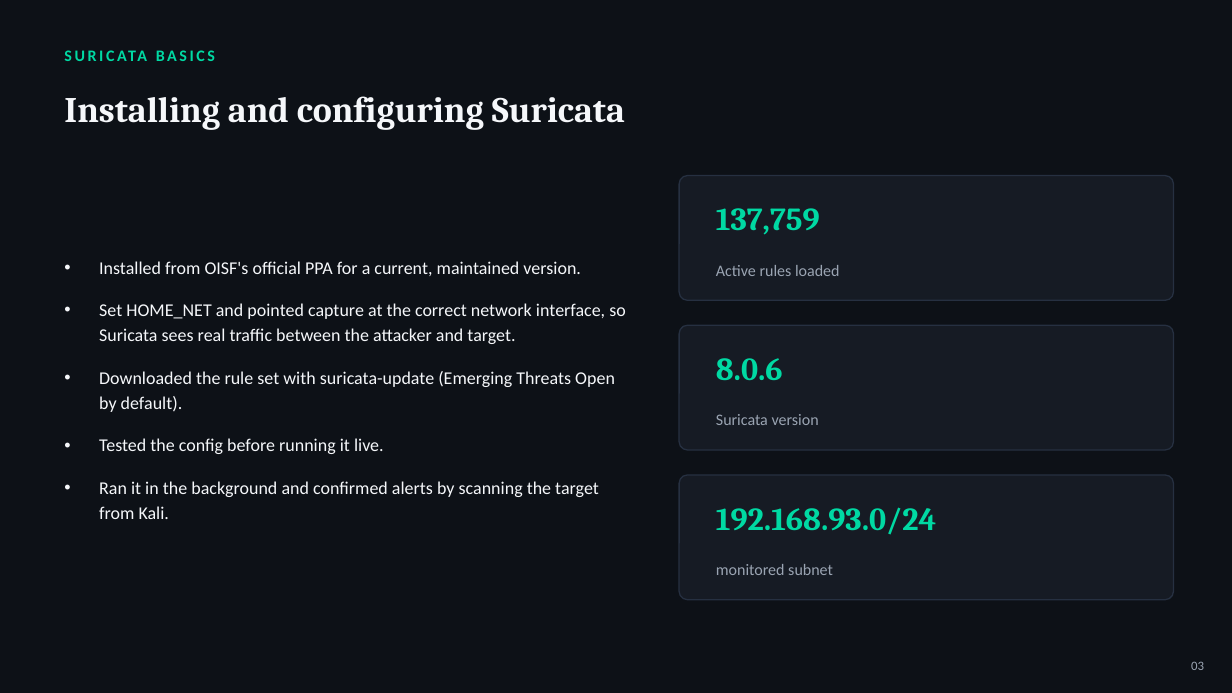
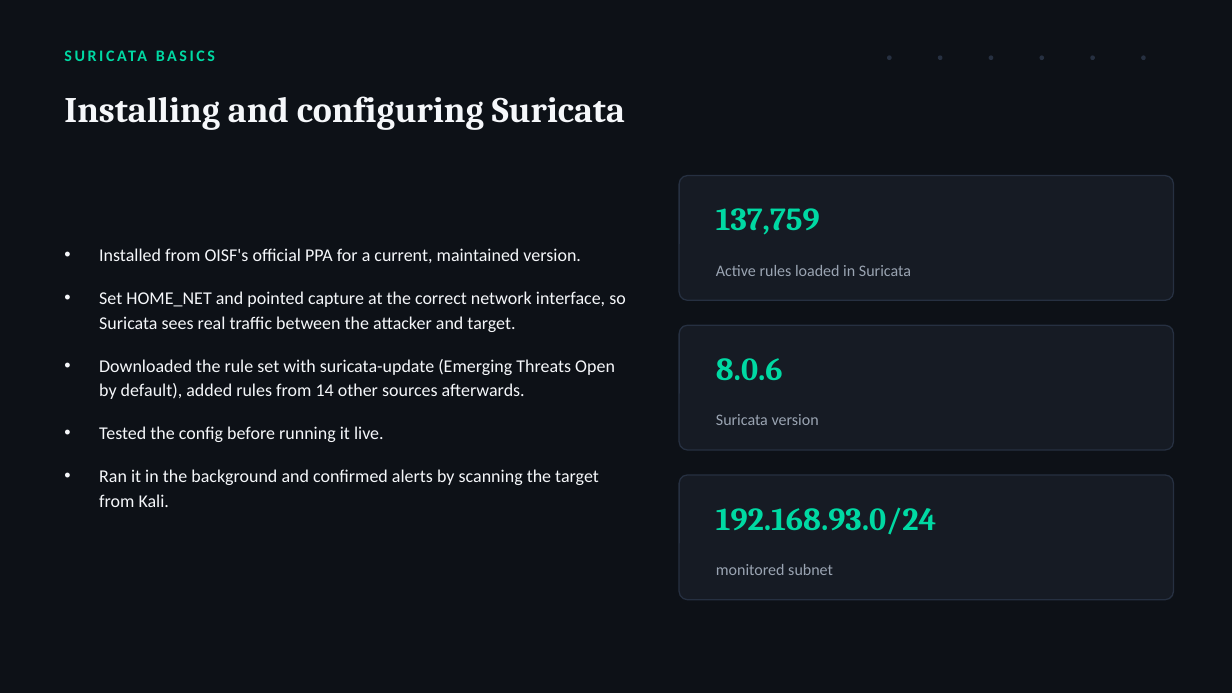
Before and after one commit to Sameeha135/suricata-ids-lab, a slide deck: slide 5 of 2026-08-24_to_2026-08-28_Documentation/Suricata_Project_Presentation.pptx (slide 3 before the commit). Drawn at 1232x693 pixels with LibreOffice and Linux fonts; fonts in the diff are those of the drawing. Boxes give left, top, right and bottom in pixels: in the first picture for what was removed or moved away, otherwise in the second. Text is boxed around its words. In the diff, an @@ line names an element or a change of style, - is before the commit and + after.

```diff
--- a/2026-08-24_to_2026-08-28_Documentation/Suricata_Project_Presentation.pptx
+++ b/2026-08-24_to_2026-08-28_Documentation/Suricata_Project_Presentation.pptx
@@ ellipse added at (x1=887, y1=55, x2=892, y2=60), fill #263041 @@
@@ ellipse added at (x1=938, y1=55, x2=943, y2=60), fill #263041 @@
@@ ellipse added at (x1=989, y1=55, x2=994, y2=60), fill #263041 @@
@@ ellipse added at (x1=1040, y1=55, x2=1044, y2=60), fill #263041 @@
@@ ellipse added at (x1=1091, y1=55, x2=1095, y2=60), fill #263041 @@
@@ ellipse added at (x1=1141, y1=55, x2=1146, y2=60), fill #263041 @@
@@ text at (x1=716, y1=265, x2=911, y2=276): text changed @@
-Active rules loaded
+Active rules loaded in Suricata
@@ text at (x1=99, y1=359, x2=615, y2=399): text changed @@
-• Downloaded the rule set with suricata-update (Emerging Threats Open by default).
+• Downloaded the rule set with suricata-update (Emerging Threats Open by default), added rules from 14 other sources afterwards.
@@ text removed at (x1=1191, y1=662, x2=1204, y2=670) @@
-03
```
Also in this commit, not shown: 8 other slides changed, 20 slides added, 1 slide removed, 3 other files.
